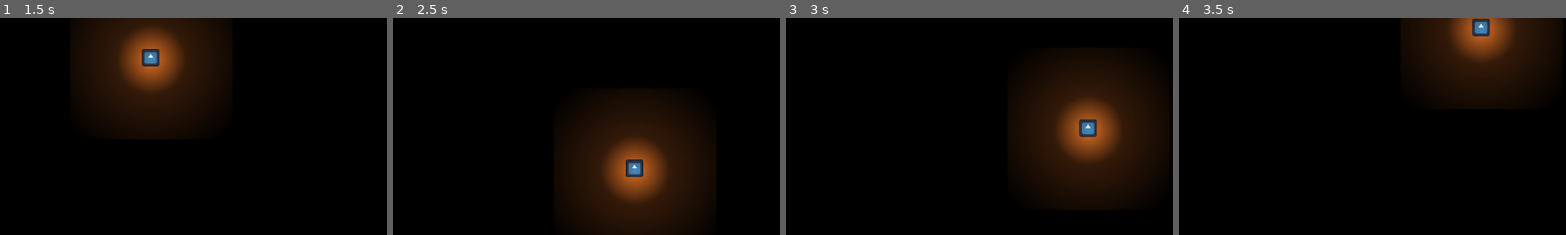
Above: before the commit, frames 1-4 (left to right).
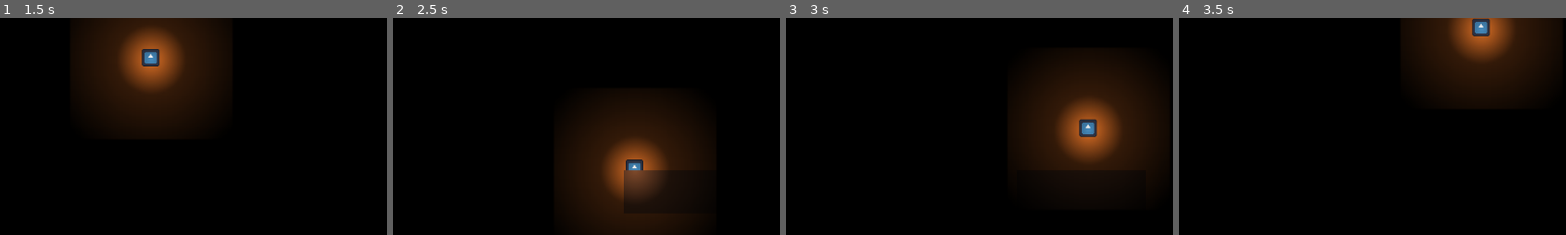
Above: after the commit, the same moments.

Repository: Enriquenf07/game-jam-march-2026
Game: Godot game, scene res://world/world.tscn
The game is run twice, just before and just after one commit, with the same random seed, the same clock (stepped at 60 frames per second) and the same inputs. The engine's default icon, where the game draws it, is replaced by a stand-in: a white triangle on a blue panel in a dark square. Sound files missing from this copy of the repository are replaced by a short silence.
Inputs:
- Up to frame 1 (1.5 s): tap Enter at 0.5 s; hold D (right) 0.53-1.28 s; hold S (down) from 1.28 s (still down)
- Up to frame 2 (2.5 s): release S (down) at 2.03 s; hold D (right) from 2.03 s (still down)
- Up to frame 3 (3 s): release D (right) at 2.78 s; hold W (up) from 2.78 s (still down)
- Up to frame 4 (3.5 s): keep holding W (up)
The pictures show only the part of the screen within x 0-50%, y 0-50%; the shares and areas given below are measured in that part.

Frame 1 is identical in both runs. In frame 2, 1.5% of the frame differs, in the area x 59-72%, y 70-87%; in frame 3, less than 0.1%; in frame 4, nothing differs.

Commit message:
Implemented base traps and noise traps
Implemented the trap_base class and noisy_trap class. Created a floorboard trap as an example.

Diff:
--- a/player/player.gd
+++ b/player/player.gd
@@ -13,3 +13,16 @@
 	else:
 		velocity = velocity.move_toward(Vector2.ZERO, FRICTION * delta)
 	move_and_slide()
+
+func handle_trap_activation(trap: TrapBase.TrapType) -> void:
+	match trap:
+		TrapBase.TrapType.FLOORBOARD:
+			print("squeak")
+		TrapBase.TrapType.BANANA:
+			print("slipped on banana")
+		TrapBase.TrapType.MARBLES:
+			print("slipped on marbles")
+		TrapBase.TrapType.MOUSE_TRAP:
+			print("yeowch!!!")
+		TrapBase.TrapType.PUDDLE:
+			print("slipped on puddle")
--- a/player/player.tscn
+++ b/player/player.tscn
@@ -15,7 +15,7 @@
 fill_from = Vector2(0.5, 0.50869566)
 fill_to = Vector2(0.047826085, 1)
 
-[node name="Player" type="CharacterBody2D" unique_id=1372084186]
+[node name="Player" type="CharacterBody2D" unique_id=1372084186 groups=["player"]]
 script = ExtResource("1_oul6g")
 
 [node name="CollisionShape2D" type="CollisionShape2D" parent="." unique_id=494601615]
--- /dev/null
+++ b/traps/floorboard.tscn
@@ -0,0 +1,40 @@
+[gd_scene format=3 uid="uid://gvbi2d7td26c"]
+
+[ext_resource type="Script" uid="uid://bbcrcehk7g6b" path="res://traps/noisy_trap.gd" id="1_imx1i"]
+[ext_resource type="Texture2D" uid="uid://wqr3uvl4rk0x" path="res://assets/TEMP_floorboard.png" id="1_x4wjo"]
+[ext_resource type="AudioStream" uid="uid://wsh4r45a1o2l" path="res://traps/TEMP_squeak.wav" id="3_4ib02"]
+
+[sub_resource type="RectangleShape2D" id="RectangleShape2D_imx1i"]
+size = Vector2(192, 64)
+
+[sub_resource type="CircleShape2D" id="CircleShape2D_x4wjo"]
+radius = 320.0
+
+[node name="Floorboard" type="Area2D" unique_id=1354571515 node_paths=PackedStringArray("_trap_audio_collision", "_trap_trigger_sound", "_trap_visual", "_trap_trigger_collision", "_disarm_sound")]
+script = ExtResource("1_imx1i")
+_trap_audio_collision = NodePath("SoundArea/SoundArea")
+_trap_trigger_sound = NodePath("SoundArea/TrapActivationSound")
+_trap_visual = NodePath("TrapVisual")
+_trap_trigger_collision = NodePath("TrapCollision")
+_disarm_sound = NodePath("DisarmSoundPlayer")
+
+[node name="TrapVisual" type="Sprite2D" parent="." unique_id=206416029]
+texture = ExtResource("1_x4wjo")
+
+[node name="TrapCollision" type="CollisionShape2D" parent="." unique_id=144703301]
+shape = SubResource("RectangleShape2D_imx1i")
+
+[node name="DisarmSoundPlayer" type="AudioStreamPlayer" parent="." unique_id=2147132096]
+
+[node name="SoundArea" type="Area2D" parent="." unique_id=2062724446]
+
+[node name="SoundArea" type="CollisionShape2D" parent="SoundArea" unique_id=312554078]
+shape = SubResource("CircleShape2D_x4wjo")
+disabled = true
+debug_color = Color(0.97718555, 0.100052394, 0.2949113, 0.41960785)
+
+[node name="TrapActivationSound" type="AudioStreamPlayer2D" parent="SoundArea" unique_id=564354438]
+stream = ExtResource("3_4ib02")
+
+[connection signal="body_entered" from="." to="." method="_on_body_entered"]
+[connection signal="finished" from="SoundArea/TrapActivationSound" to="." method="_on_trap_activation_sound_finished"]
--- /dev/null
+++ b/traps/noisy_trap.gd
@@ -0,0 +1,13 @@
+class_name NoisyTrap
+extends TrapBase
+
+@export var _trap_audio_collision: CollisionShape2D
+@export var _trap_trigger_sound: AudioStreamPlayer2D
+
+func _on_body_entered(body: Node2D) -> void:
+	super._on_body_entered(body)
+	_trap_audio_collision.set_deferred("disabled", false)
+	_trap_trigger_sound.play()
+
+func _on_trap_activation_sound_finished() -> void:
+	_trap_audio_collision.set_deferred("disabled", true)
--- /dev/null
+++ b/traps/trap_base.gd
@@ -0,0 +1,23 @@
+class_name TrapBase
+extends Node
+
+enum TrapType {FLOORBOARD, BANANA, MARBLES, MOUSE_TRAP, PUDDLE}
+
+@export var _type_of_trap: TrapType
+@export var _trap_visual: Sprite2D
+@export var _trap_trigger_collision: CollisionShape2D
+@export var _disarm_sound: AudioStreamPlayer
+@export var time_to_disable: float = 1.0
+
+func _ready() -> void:
+	assert((time_to_disable > 0.0), name + " has a disable time of 0 or less!")
+
+func _on_body_entered(body: Node2D) -> void:
+	if (!body.is_in_group("player") || !body.has_method("handle_trap_activation")):
+		return
+	# Call a function in the player script to handle what happens
+	body.handle_trap_activation(_type_of_trap)
+
+func _disarm() -> void:
+	_trap_trigger_collision.set_deferred("disabled", true)
+	_disarm_sound.play()
--- a/world/world.tscn
+++ b/world/world.tscn
@@ -2,6 +2,7 @@
 
 [ext_resource type="PackedScene" uid="uid://mblekvuhtx8j" path="res://player/player.tscn" id="1_6xmxd"]
 [ext_resource type="Texture2D" uid="uid://i6i6um7oppva" path="res://assets/floor-2.png" id="1_tcf2h"]
+[ext_resource type="PackedScene" uid="uid://gvbi2d7td26c" path="res://traps/floorboard.tscn" id="3_4717r"]
 
 [node name="Node2D" type="Node2D" unique_id=408905311]
 
@@ -14,3 +15,6 @@
 
 [node name="CanvasModulate" type="CanvasModulate" parent="." unique_id=347723142]
 color = Color(0, 0, 0, 1)
+
+[node name="Floorboard" parent="." unique_id=1354571515 instance=ExtResource("3_4717r")]
+position = Vector2(439, 259)
Binary file added: assets/TEMP_floorboard.png
Not shown, added: assets/TEMP_floorboard.png.import
Not shown, added: traps/TEMP_squeak.wav.import
Not shown, added: traps/noisy_trap.gd.uid
Not shown, added: traps/trap_base.gd.uid
Not shown, added: traps/TEMP_squeak.wav
